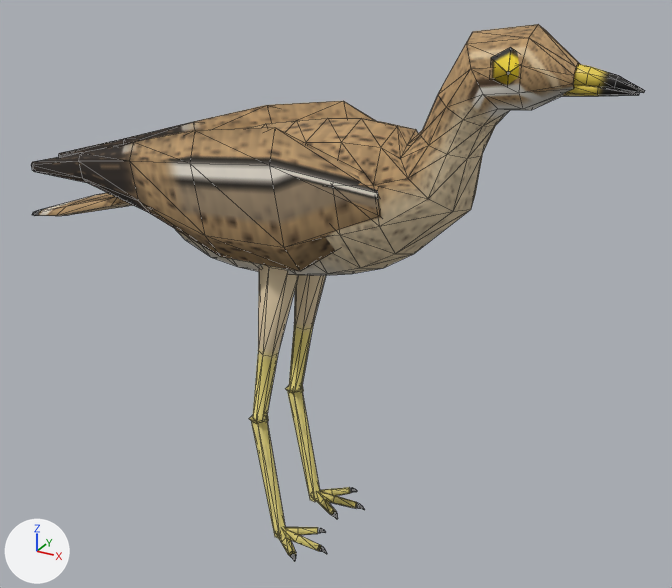
The glTF model assets_src/birds/curlew_alert_lod1.glb: old version first, new version second.
The view is the same before and after, from a 50 mm camera at (0.262, -0.423, 0.375) aimed at (0.021, 0.015, 0.156). Lighting does not change. The marker at lower left points along +X, +Y and +Z. The older version comes first. Mesh edges are drawn as thin lines. Where no turn or scale is listed for an object, it has been applied to the vertices. Vertices at exactly the same position are counted once.

Names of what the first picture shows: 'curlew_body'.
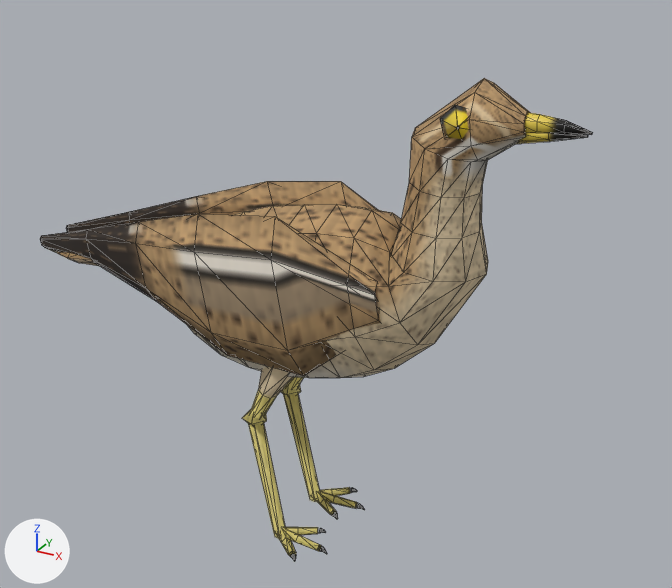
Pixel boxes (x1, y1, x2, y2) of what changed, in the pictures (672 x 588 px; the box of a moved part takes in the faces that stretch with it):
'curlew_body', reshaped (10% narrower, 10% shorter)
    before: (31, 24, 645, 561)
    after: (40, 78, 593, 561)
part 1 of me_curlew_body, moved or reshaped
    before: (574, 64, 645, 93)
    after: (525, 113, 593, 135)
part 2 of me_curlew_body, moved or reshaped
    before: (562, 85, 639, 96)
    after: (516, 132, 588, 144)
part 3 of me_curlew_body, moved or reshaped
    before: (490, 47, 519, 85)
    after: (440, 105, 469, 139)
part 4 of me_curlew_body, moved or reshaped
    before: (58, 101, 376, 157)
    after: (66, 181, 378, 232)
part 5 of me_curlew_body, moved or reshaped
    before: (31, 127, 381, 271)
    after: (40, 214, 381, 376)
part 6 of me_curlew_body, moved or reshaped (mostly hidden)
    before: (286, 385, 304, 394)
    after: (281, 384, 301, 397)
part 7 of me_curlew_body, moved or reshaped (mostly hidden)
    before: (249, 414, 268, 424)
    after: (242, 410, 267, 426)
part 8 of me_curlew_body, moved or reshaped
    before: (32, 24, 580, 539)
    after: (45, 78, 530, 539)

Diff of the bpy script that builds the scene:
```diff
--- a/assets_src/birds/curlew_alert_lod1.glb.py
+++ b/assets_src/birds/curlew_alert_lod1.glb.py
@@ me_curlew_body @@
 # used by ob_curlew_body; location = (0.0, 0.0, 0.0)
-me_curlew_body.from_pydata(...)  # 612 vertices, 1120 faces; spans x -0.2..0.183, y -0.046..0.046, z -0.001..0.317
+me_curlew_body.from_pydata(...)  # 612 vertices, 1120 faces; spans x -0.194..0.162, y -0.046..0.046, z -0.001..0.291
+# me_curlew_body part 1: the loose piece of 26 vertices spanning x 0.146..0.183, y -0.005..0.005, z 0.291..0.302 is turned -6 degrees about the y axis through its middle, then moved by (-0.021, 0.0, -0.023)
+# me_curlew_body part 2: the loose piece of 20 vertices spanning x 0.146..0.181, y -0.005..0.005, z 0.286..0.295 is turned -6 degrees about the y axis through its middle, then moved by (-0.02, 0.0, -0.023)
+# me_curlew_body part 3: the loose piece of 20 vertices spanning x 0.119..0.135, y -0.027..-0.008, z 0.29..0.309 is turned -16.3 degrees about the y axis through its middle, then moved by (-0.022, 0.0, -0.028)
+# me_curlew_body part 4: the loose piece of 38 vertices spanning x -0.184..0.073, y 0.011..0.046, z 0.187..0.264 is multiplied about its middle by the matrix ((1.006, 0.0, -0.034), (0.0, 1.0, 0.0), (-0.034, 0.001, 1.194)), then moved by (-0.001, 0.0, -0.052)
+# me_curlew_body part 5: the loose piece of 38 vertices spanning x -0.184..0.073, y -0.046..-0.011, z 0.187..0.264 is multiplied about its middle by the matrix ((1.006, 0.0, -0.034), (0.0, 1.0, 0.0), (-0.034, -0.001, 1.194)), then moved by (-0.001, 0.0, -0.052)
+# me_curlew_body part 6: the loose piece of 17 vertices spanning x -0.017..-0.006, y 0.015..0.027, z 0.074..0.087 is scaled about its middle by 1.28, then moved by (-0.003, -0.001, -0.001)
+# me_curlew_body part 7: the loose piece of 17 vertices spanning x -0.017..-0.006, y -0.027..-0.015, z 0.074..0.087 is scaled about its middle by 1.28, then moved by (-0.003, 0.001, -0.001)
+# me_curlew_body part 8: 236 of 612 vertices moved; they spanned x -0.2..0.153, y -0.041..0.041, z 0.08..0.317 and now span x -0.194..0.133, y -0.041..0.041, z 0.078..0.291; mean shift (-0.002, 0.0, -0.04); largest move (0.001, 0.0, 0.169) -> (0.007, 0.0, 0.105)
+# other edits to the shape of me_curlew_body do not show in these pictures
 me_curlew_body.materials.append(mat_curlew_far)
```
